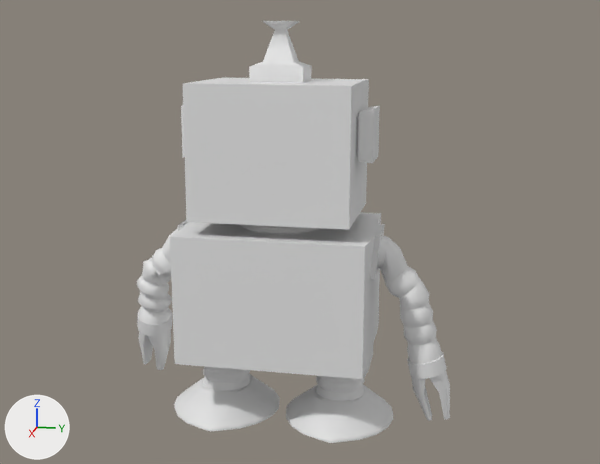
An edit to the OBJ model GlobalGameJam/Assets/Models/GGJ_Charactermodel/scenes/buddy.obj, drawn before and after from the same camera.
The view is the same before and after, from a 50 mm camera at (16.2, 3.62, 8.01) aimed at (-0.05, 0.37, 3.95). The lights are fixed; the arrows at lower left show +X, +Y and +Z. Where no turn or scale is listed for an object, it has been applied to the vertices. Vertices at the same position are counted once.

In view in the first picture: 'buddy'.
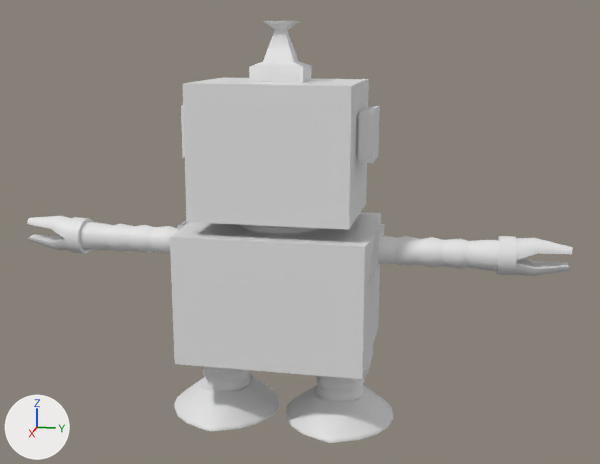
Where the change shows, as pixel boxes (x1, y1, x2, y2) in the pictures (600 x 464 px; the box of a moved part takes in the faces that stretch with it):
'buddy', reshaped (74% wider): before (137, 21, 450, 443); after (27, 21, 573, 443)
part 1 of me_buddy, moved or reshaped: before (137, 314, 172, 337); after (64, 217, 93, 254)
part 2 of me_buddy, moved or reshaped: before (138, 331, 153, 365); after (27, 216, 72, 238)
part 3 of me_buddy, moved or reshaped: before (148, 330, 171, 370); after (28, 234, 68, 250)
part 4 of me_buddy, moved or reshaped: before (407, 351, 447, 379); after (496, 236, 517, 275)
part 5 of me_buddy, moved or reshaped: before (429, 371, 450, 419); after (516, 238, 573, 260)
part 6 of me_buddy, moved or reshaped: before (411, 376, 432, 421); after (514, 258, 570, 276)
part 7 of me_buddy, added: after (80, 222, 178, 254)
part 8 of me_buddy, added: after (378, 235, 500, 271)
part 9 of me_buddy, deleted: before (377, 235, 442, 364)
part 10 of me_buddy, deleted: before (137, 228, 178, 324)

The change, as a diff of the scene's bpy script:
```diff
--- a/GlobalGameJam/Assets/Models/GGJ_Charactermodel/scenes/buddy.obj.py
+++ b/GlobalGameJam/Assets/Models/GGJ_Charactermodel/scenes/buddy.obj.py
@@ me_buddy @@
 # used by ob_buddy; location = (0.0, 0.0, 0.0)
-me_buddy.from_pydata(...)  # 2642 vertices, 2788 faces; spans x -1.47..1.44, y -3.39..3.55, z 0.0..8.14
+me_buddy.from_pydata(...)  # 2324 vertices, 2506 faces; spans x -1.47..1.44, y -5.67..5.73, z 0.0..8.14
+# me_buddy part 1: the loose piece of 42 vertices spanning x -0.68..0.12, y -3.35..-2.55, z 1.46..1.97 is multiplied about its middle by the matrix ((0.962, -0.254, -0.105), (0.141, 0.127, 0.982), (-0.236, -0.959, 0.158)), then moved by (0.34, -1.48, 1.95)
+# me_buddy part 2: the loose piece of 35 vertices spanning x -0.7..0.07, y -3.39..-2.84, z 0.56..1.82 is multiplied about its middle by the matrix ((0.962, -0.254, -0.105), (0.141, 0.127, 0.982), (-0.236, -0.959, 0.158)), then moved by (0.44, -1.85, 2.57)
+# me_buddy part 3: the loose piece of 35 vertices spanning x -0.65..0.06, y -3.06..-2.62, z 0.47..1.74 is multiplied about its middle by the matrix ((0.962, -0.254, -0.105), (0.141, 0.127, 0.982), (-0.236, -0.959, 0.158)), then moved by (0.38, -2.17, 2.37)
+# me_buddy part 4: the loose piece of 42 vertices spanning x -0.38..0.38, y 2.63..3.45, z 1.06..1.54 is multiplied about its middle by the matrix ((0.998, 0.046, 0.051), (0.039, 0.241, -0.97), (-0.057, 0.97, 0.238)), then moved by (-0.07, 1.46, 2.37)
+# me_buddy part 5: the loose piece of 35 vertices spanning x -0.38..0.37, y 3.03..3.55, z 0.15..1.4 is multiplied about its middle by the matrix ((0.998, 0.046, 0.051), (0.039, 0.241, -0.97), (-0.057, 0.97, 0.238)), then moved by (-0.09, 1.77, 3.01)
+# me_buddy part 6: the loose piece of 35 vertices spanning x -0.37..0.37, y 2.69..3.19, z 0.06..1.28 is multiplied about its middle by the matrix ((0.998, 0.046, 0.051), (0.039, 0.241, -0.97), (-0.057, 0.97, 0.238)), then moved by (-0.11, 2.14, 2.75)
+# me_buddy part 7: a new loose piece of 362 vertices spanning x -0.24..0.37, y -4.34..-1.89, z 3.37..3.97
+# me_buddy part 8: a new loose piece of 362 vertices spanning x -0.35..0.26, y 1.97..4.41, z 3.36..3.97
+# me_buddy part 9: 522 vertices removed from x -0.35..0.36, y 1.9..3.34, z 1.37..3.98
+# me_buddy part 10: 520 vertices removed from x -0.62..0.37, y -3.31..-1.93, z 1.65..4.02
```
